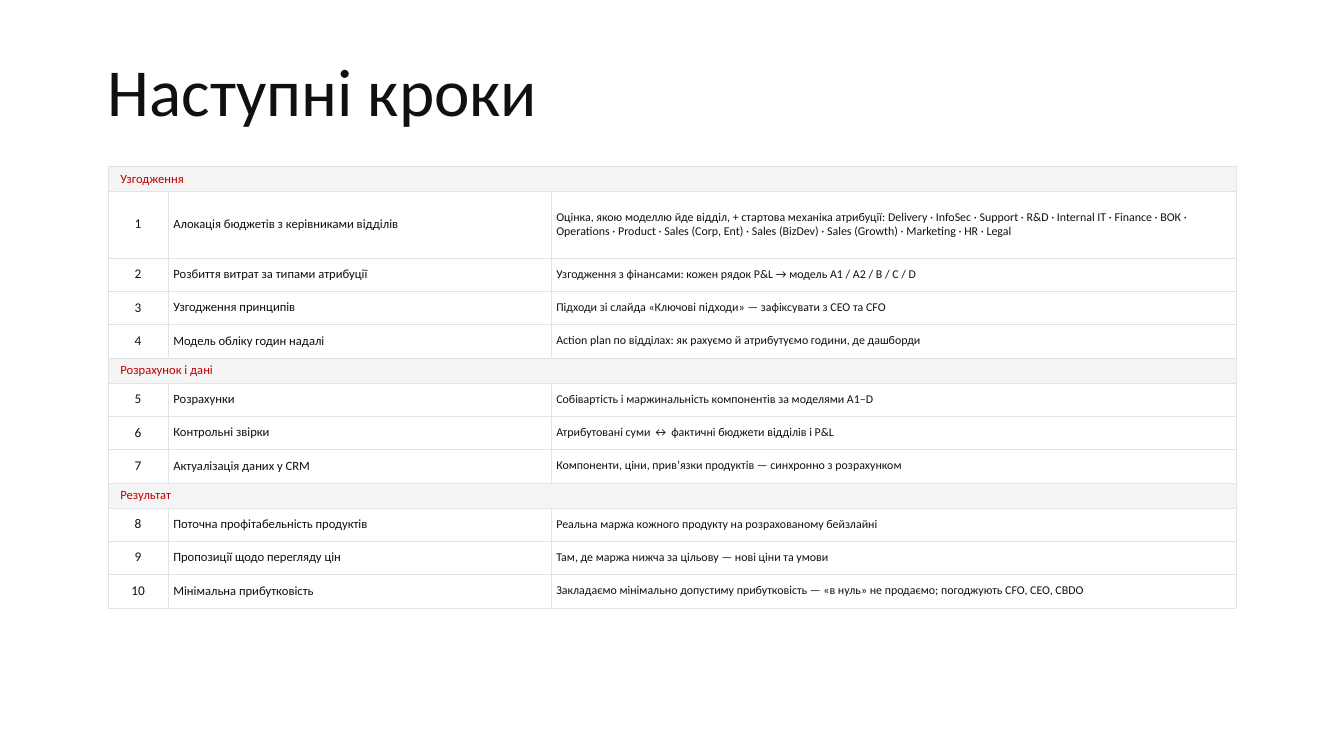
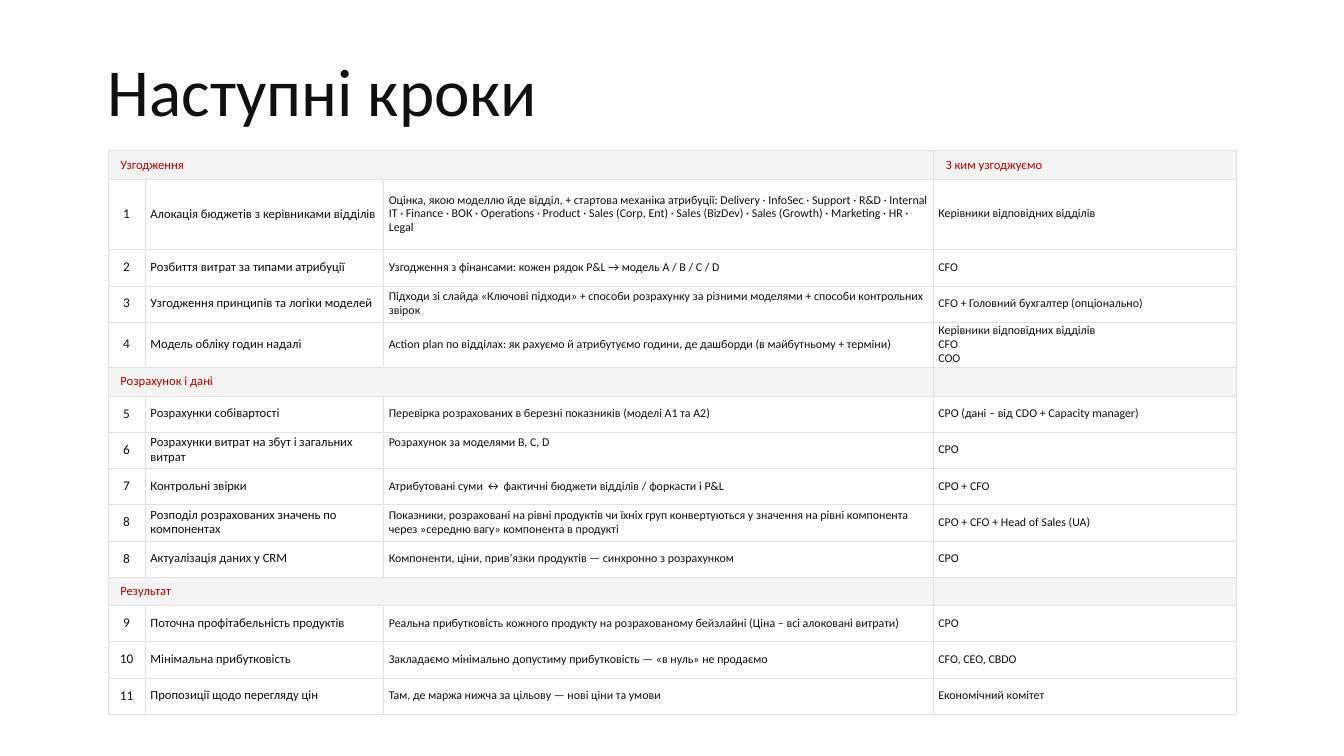
Before and after one commit to alexey-orlov/AO-Personal-OS, a slide deck: slide 13 of context/areas/gigacloud/docs/margin-deck/GigaCloud_Product Margin Plan_27-AUG-2026.pptx. Drawn at 1344x756 pixels with LibreOffice and Linux fonts; fonts in the diff are those of the drawing; background and template pictures are left out. Boxes give left, top, right and bottom in pixels: in the first picture for what was removed or moved away, otherwise in the second. Text is boxed around its words. In the diff, an @@ line names an element or a change of style, - is before the commit and + after.

```diff
--- a/context/areas/gigacloud/docs/margin-deck/GigaCloud_Product Margin Plan_27-AUG-2026.pptx
+++ b/context/areas/gigacloud/docs/margin-deck/GigaCloud_Product Margin Plan_27-AUG-2026.pptx
@@ table at (108, 151, 1236, 715) @@
-Узгодження |  | 
-1 | Алокація бюджетів з керівниками відділів | Оцінка, якою моделлю йде відділ, + стартова механіка атрибуції: Delivery · InfoSec · Support · R&D · Internal IT · Finance · ВОК · Operations · Product · Sales (Corp, Ent) · Sales (BizDev) · Sales (Growth) · Marketing · HR · Legal
-2 | Розбиття витрат за типами атрибуції | Узгодження з фінансами: кожен рядок P&L → модель A1 / A2 / B / C / D
-3 | Узгодження принципів | Підходи зі слайда «Ключові підходи» — зафіксувати з CEO та CFO
-4 | Модель обліку годин надалі | Action plan по відділах: як рахуємо й атрибутуємо години, де дашборди
-Розрахунок і дані |  | 
-5 | Розрахунки | Собівартість і маржинальність компонентів за моделями A1–D
-6 | Контрольні звірки | Атрибутовані суми ↔ фактичні бюджети відділів і P&L
-7 | Актуалізація даних у CRM | Компоненти, ціни, привʼязки продуктів — синхронно з розрахунком
-Результат |  | 
-8 | Поточна профітабельність продуктів | Реальна маржа кожного продукту на розрахованому бейзлайні
-9 | Пропозиції щодо перегляду цін | Там, де маржа нижча за цільову — нові ціни та умови
-10 | Мінімальна прибутковість | Закладаємо мінімально допустиму прибутковість — «в нуль» не продаємо; погоджують CFO, CEO, CBDO
+Узгодження |  |  | З ким узгоджуємо
+1 | Алокація бюджетів з керівниками відділів | Оцінка, якою моделлю йде відділ, + стартова механіка атрибуції: Delivery · InfoSec · Support · R&D · Internal IT · Finance · ВОК · Operations · Product · Sales (Corp, Ent) · Sales (BizDev) · Sales (Growth) · Marketing · HR · Legal | Керівники відповідних відділів
+2 | Розбиття витрат за типами атрибуції | Узгодження з фінансами: кожен рядок P&L → модель A / B / C / D | CFO
+3 | Узгодження принципів та логіки моделей | Підходи зі слайда «Ключові підходи» + способи розрахунку за різними моделями + способи контрольних звірок | CFO + Головний бухгалтер (опціонально)
+4 | Модель обліку годин надалі | Action plan по відділах: як рахуємо й атрибутуємо години, де дашборди (в майбутньому + терміни) | Керівники відповідних відділів / CFO / COO
+Розрахунок і дані |  |  | 
+5 | Розрахунки собівартості | Перевірка розрахованих в березні показників (моделі А1 та А2) | CPO (дані – від CDO + Capacity manager)
+6 | Розрахунки витрат на збут і загальних витрат | Розрахунок за моделями B, C, D | CPO
+7 | Контрольні звірки | Атрибутовані суми ↔ фактичні бюджети відділів / форкасти і P&L | CPO + CFO
+8 | Розподіл розрахованих значень по компонентах | Показники, розраховані на рівні продуктів чи їхніх груп конвертуються у значення на рівні компонента через »середню вагу» компонента в продукті | CPO + CFO + Head of Sales (UA)
+8 | Актуалізація даних у CRM | Компоненти, ціни, привʼязки продуктів — синхронно з розрахунком | CPO
+Результат |  |  | 
+9 | Поточна профітабельність продуктів | Реальна прибутковість кожного продукту на розрахованому бейзлайні (Ціна – всі алоковані витрати) | CPO
+10 | Мінімальна прибутковість | Закладаємо мінімально допустиму прибутковість — «в нуль» не продаємо | CFO, CEO, CBDO
+11 | Пропозиції щодо перегляду цін | Там, де маржа нижча за цільову — нові ціни та умови | Економічний комітет
@@ table: place and size @@
-table at (108, 166, 1236, 608)
+table at (108, 151, 1236, 715)
```
Also in this commit, not shown: 5 other slides changed, 1 other file.
